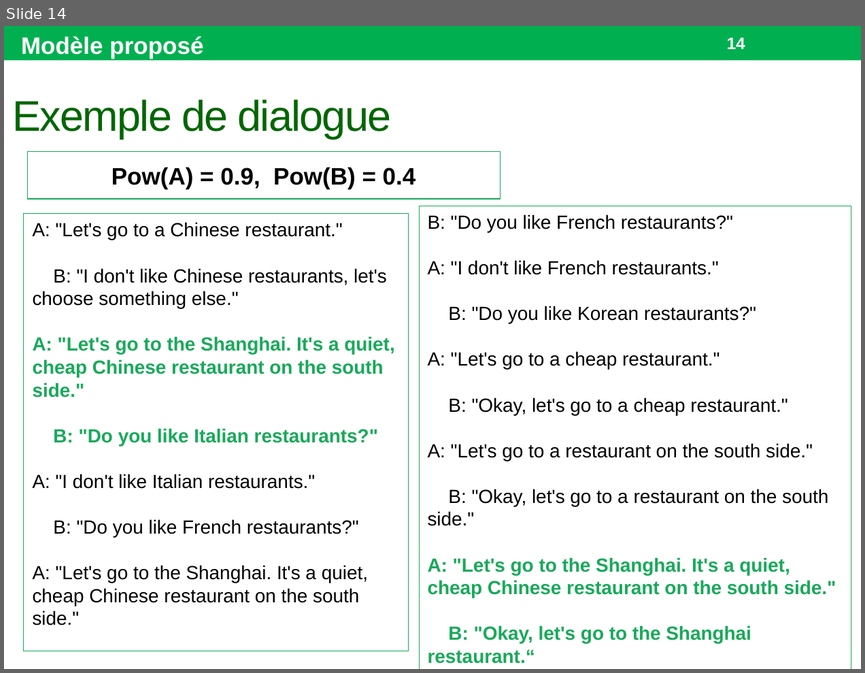
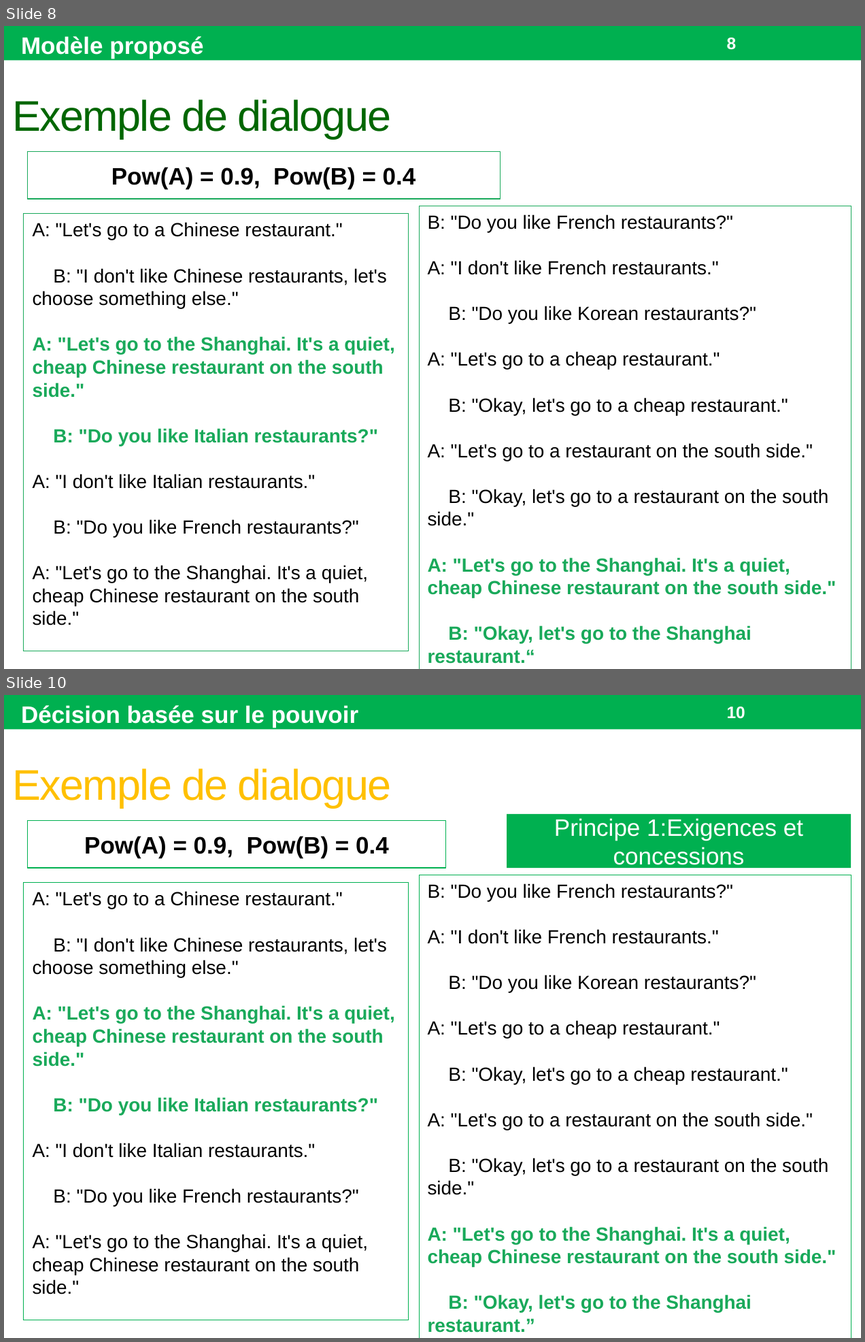
Before and after one commit to Olydia/Discolog, a slide deck: papers/Presentations/GT ACAI 17/GT.pptx. Shown one above the other, each under a label of ours: slide 14 before the commit, slides 8 and 10 after it; the slides between them are not shown. The pictures are 865x673 and 865x1342 pixels, drawn with LibreOffice and Linux fonts; fonts in the diff are those of the drawing. Boxes give left, top, right and bottom in pixels: in the first picture for what was removed or moved away, otherwise in the second. Text is boxed around its words. In the diff, an @@ line names an element or a change of style, - is before the commit and + after.

```diff
--- a/papers/Presentations/GT ACAI 17/GT.pptx
+++ b/papers/Presentations/GT ACAI 17/GT.pptx
@@ slide 10 added at (4,695,861,1338), background #FFFFFF; not listed: 1 template element that a slide beside it also shows @@
@@ text added at (21,705,358,728), 20 pt, text #FFFFFF, bold @@
+Décision basée sur le pouvoir
@@ page number added at (727,707,745,719), 14 pt, text #FFFFFF, bold @@
+10
@@ title added at (13,768,392,808), 36 pt, text #FFC000 @@
+Exemple de dialogue
@@ rectangle added at (507,814,851,868), fill #00B050, 20 pt, text #FFFFFF @@
+Principe 1:Exigences et concessions
@@ rectangle added at (28,821,446,868), outline #00B050 0.75 pt, 20 pt, text #000000, bold @@
+Pow(A) = 0.9, Pow(B) = 0.4
@@ rectangle added at (419,875,851,1338), outline #00B050 0.75 pt, 16 pt, text #000000 @@
+B: "Do you like French restaurants?"
+A: "I don't like French restaurants."
+B: "Do you like Korean restaurants?"
+A: "Let's go to a cheap restaurant."
+B: "Okay, let's go to a cheap restaurant."
+A: "Let's go to a restaurant on the south side."
+B: "Okay, let's go to a restaurant on the south side."
+A: "Let's go to the Shanghai. It's a quiet, cheap Chinese restaurant on the south side."
+B: "Okay, let's go to the Shanghai restaurant.”
@@ text added at (24,883,409,1321), outline #00B050 0.75 pt, 16 pt, text #000000 @@
+A: "Let's go to a Chinese restaurant."
+B: "I don't like Chinese restaurants, let's choose something else."
+A: "Let's go to the Shanghai. It's a quiet, cheap Chinese restaurant on the south side."
+B: "Do you like Italian restaurants?"
+A: "I don't like Italian restaurants."
+B: "Do you like French restaurants?"
+A: "Let's go to the Shanghai. It's a quiet, cheap Chinese restaurant on the south side."
@@ what was slide 14 is now slide 8 @@
@@ page number at (727,38,736,50): text changed @@
-14
+8
```
Also in this commit, not shown: 5 slides changed, 4 other slides added, 10 slides removed, 2 other files.
